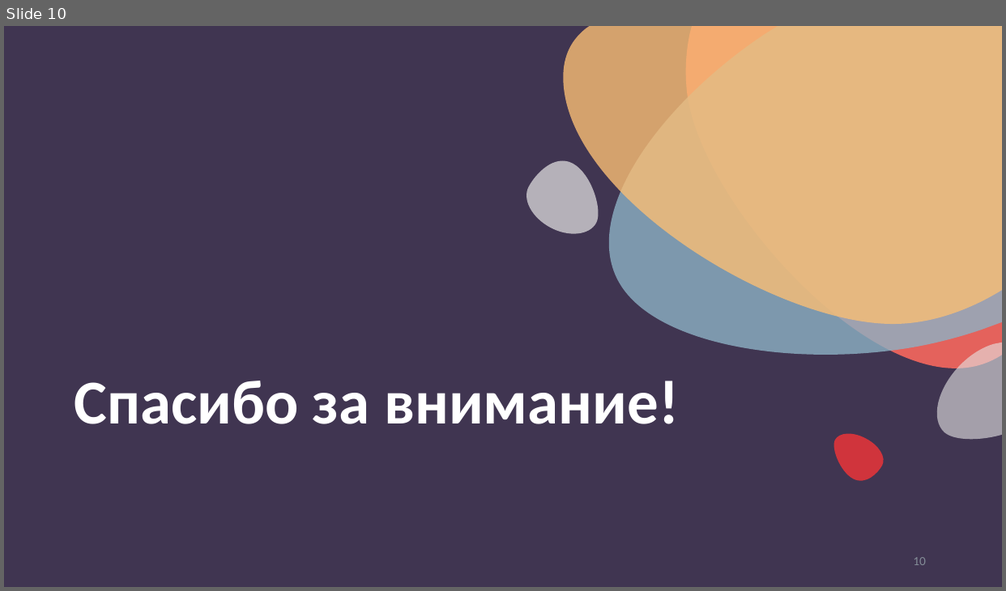
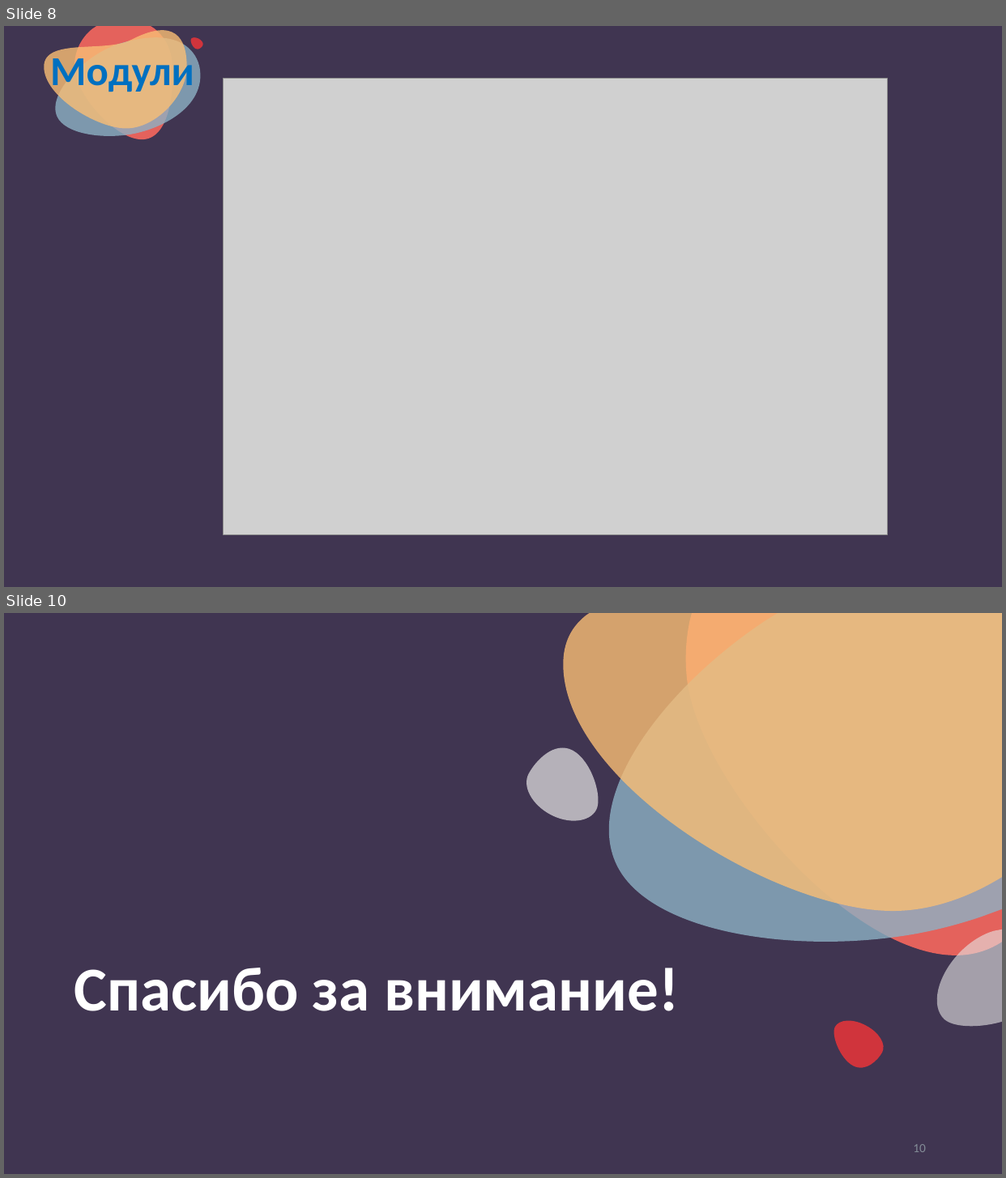
Before and after one commit to nesrv/python-for-odin.study, a slide deck: m5-1-git/презентация.pptx. Shown one above the other, each under a label of ours: slide 10 before the commit, slides 8 and 10 after it; the slides between them are not shown. The pictures are 1006x591 and 1006x1178 pixels, drawn with LibreOffice and Linux fonts; fonts in the diff are those of the drawing; grey boxes stand for pictures. Boxes give left, top, right and bottom in pixels: in the first picture for what was removed or moved away, otherwise in the second. Text is boxed around its words. In the diff, an @@ line names an element or a change of style, - is before the commit and + after.

```diff
--- a/m5-1-git/презентация.pptx
+++ b/m5-1-git/презентация.pptx
@@ slide 8 added at (x1=4, y1=26, x2=1002, y2=587), background #403551 @@
@@ freeform shape added at (x1=44, y1=31, x2=187, y2=129), fill #F9BE75 at 80% opacity @@
@@ freeform shape added at (x1=56, y1=37, x2=201, y2=136), fill #8DB1C4 at 80% opacity @@
@@ freeform shape added at (x1=74, y1=26, x2=172, y2=139), fill #E4625C @@
@@ freeform shape added at (x1=190, y1=37, x2=202, y2=49), fill #D0343C @@
@@ title added at (x1=50, y1=51, x2=194, y2=95), 39.6 pt, text #0070C0, bold @@
+Модули
@@ picture added at (x1=224, y1=79, x2=888, y2=535) @@
@@ freeform shape added at (x1=77, y1=140, x2=95, y2=159), fill #403551 @@
```
Also in this commit, not shown: 1 slide changed, 7 other slides added, 8 slides removed, 10 other files.
